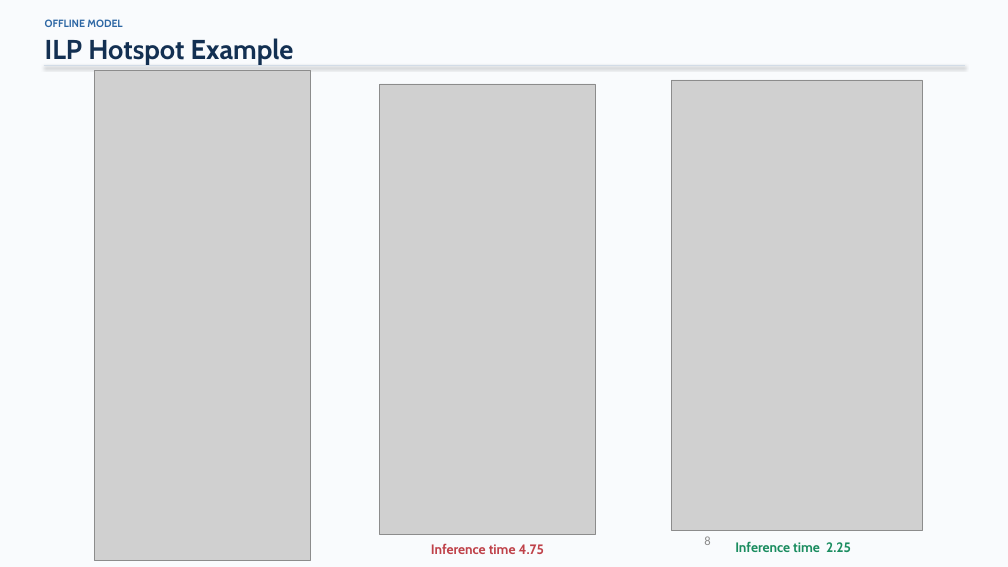
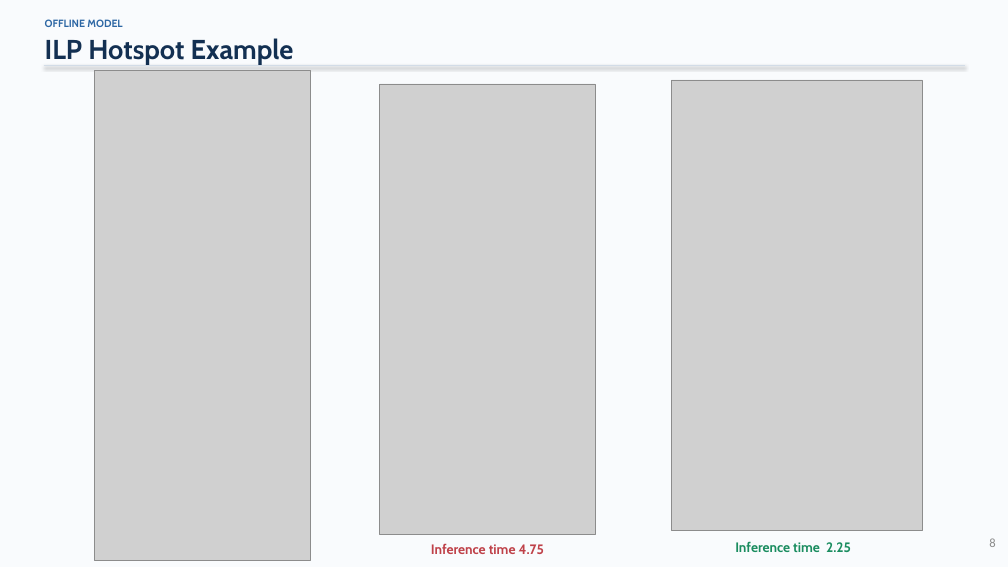
Before and after one commit to DOCCA0/vllm, a slide deck: slide 8 of benchmarks/eplb_rebalance/presentation/eplb_migration_batching.pptx. Drawn at 1008x567 pixels with LibreOffice and Linux fonts; fonts in the diff are those of the drawing; grey boxes stand for pictures. Boxes give left, top, right and bottom in pixels: in the first picture for what was removed or moved away, otherwise in the second. Text is boxed around its words. In the diff, an @@ line names an element or a change of style, - is before the commit and + after.

```diff
--- a/benchmarks/eplb_rebalance/presentation/eplb_migration_batching.pptx
+++ b/benchmarks/eplb_rebalance/presentation/eplb_migration_batching.pptx
@@ page number: place and size @@
-page number at box(704, 536, 710, 545)
+page number at box(989, 538, 995, 547)
```
Also in this commit, not shown: 16 other slides changed, 7 other files.
